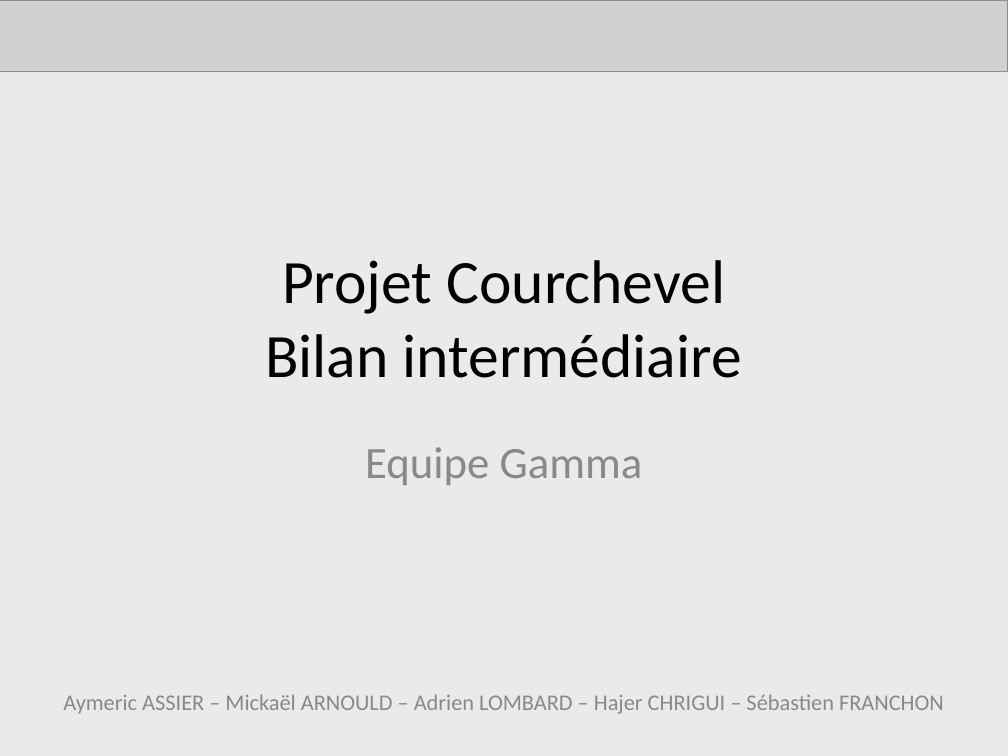
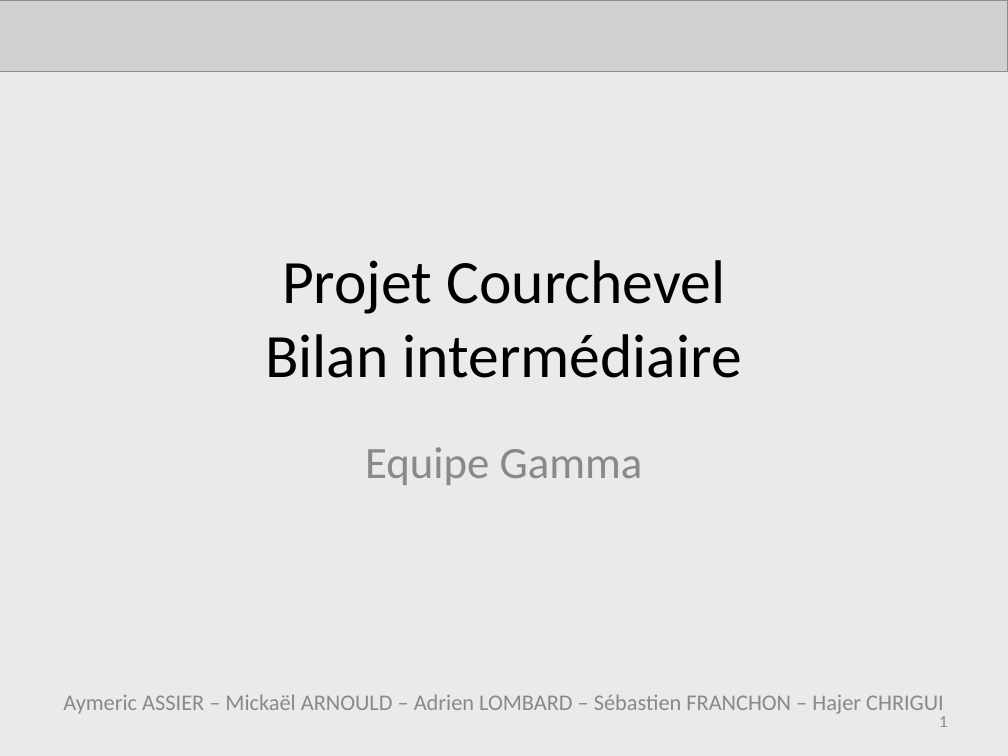
Before and after one commit to AdrienLombard/SimplePass, a slide deck: slide 1 of source/Projet Courchevel - Bilan intermédiaire - Copie.ppt. Drawn at 1008x756 pixels with LibreOffice and Linux fonts; fonts in the diff are those of the drawing; grey boxes stand for pictures. Boxes give left, top, right and bottom in pixels: in the first picture for what was removed or moved away, otherwise in the second. Text is boxed around its words. In the diff, an @@ line names an element or a change of style, - is before the commit and + after.

```diff
--- a/source/Projet Courchevel - Bilan intermédiaire - Copie.ppt
+++ b/source/Projet Courchevel - Bilan intermédiaire - Copie.ppt
@@ subtitle at box(63, 694, 944, 714): text changed @@
-Aymeric ASSIER – Mickaël ARNOULD – Adrien LOMBARD – Hajer CHRIGUI – Sébastien FRANCHON
+Aymeric ASSIER – Mickaël ARNOULD – Adrien LOMBARD – Sébastien FRANCHON – Hajer CHRIGUI
@@ page number added at box(939, 716, 947, 727), 12 pt, text #898989 @@
+1
```
Also in this commit, not shown: 9 other slides changed, 3 slides added, 1 other file.
